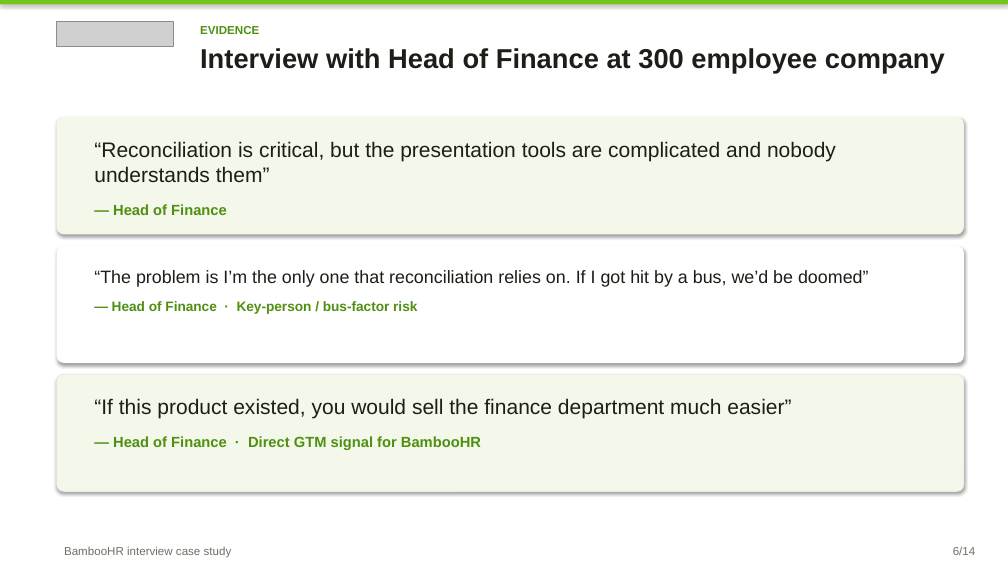
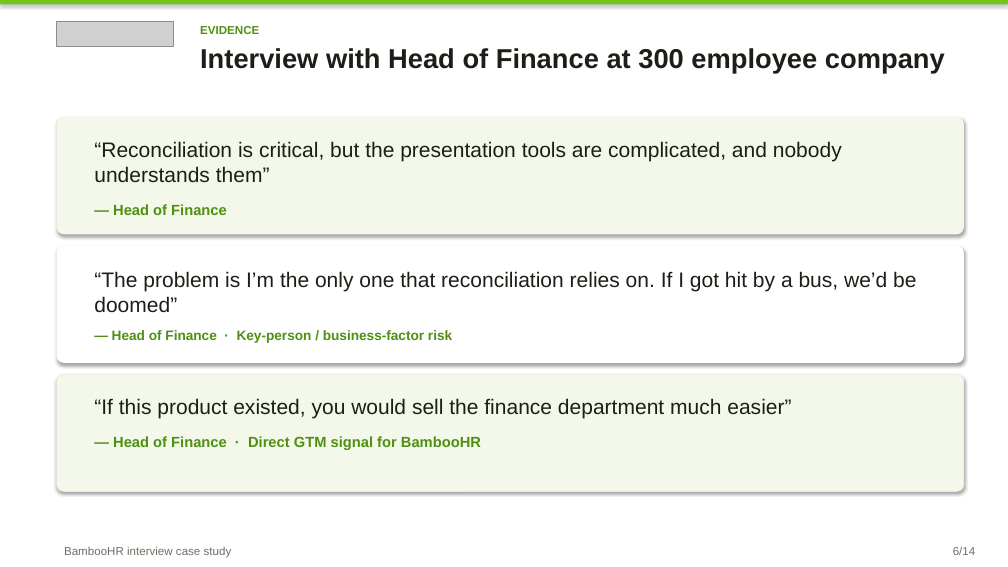
Before and after one commit to Brigdawg/Headcount-Reconciliation, a slide deck: slide 6 of deck/Headcount_Control_Tower_Case_Study.pptx. Drawn at 1008x567 pixels with LibreOffice and Linux fonts; fonts in the diff are those of the drawing; grey boxes stand for pictures. Boxes give left, top, right and bottom in pixels: in the first picture for what was removed or moved away, otherwise in the second. Text is boxed around its words. In the diff, an @@ line names an element or a change of style, - is before the commit and + after.

```diff
--- a/deck/Headcount_Control_Tower_Case_Study.pptx
+++ b/deck/Headcount_Control_Tower_Case_Study.pptx
@@ text at [94, 141, 842, 182]: text changed @@
-“Reconciliation is critical, but the presentation tools are complicated and nobody understands them”
+“Reconciliation is critical, but the presentation tools are complicated, and nobody understands them”
@@ text at [94, 271, 916, 313]: size 17 to 20 pt in "“The problem is I’m the only one ..." @@
@@ text at [112, 330, 452, 343]: text changed @@
-— Head of Finance · Key-person / bus-factor risk
+— Head of Finance · Key-person / business-factor risk
```
Also in this commit, not shown: 7 other slides changed.
